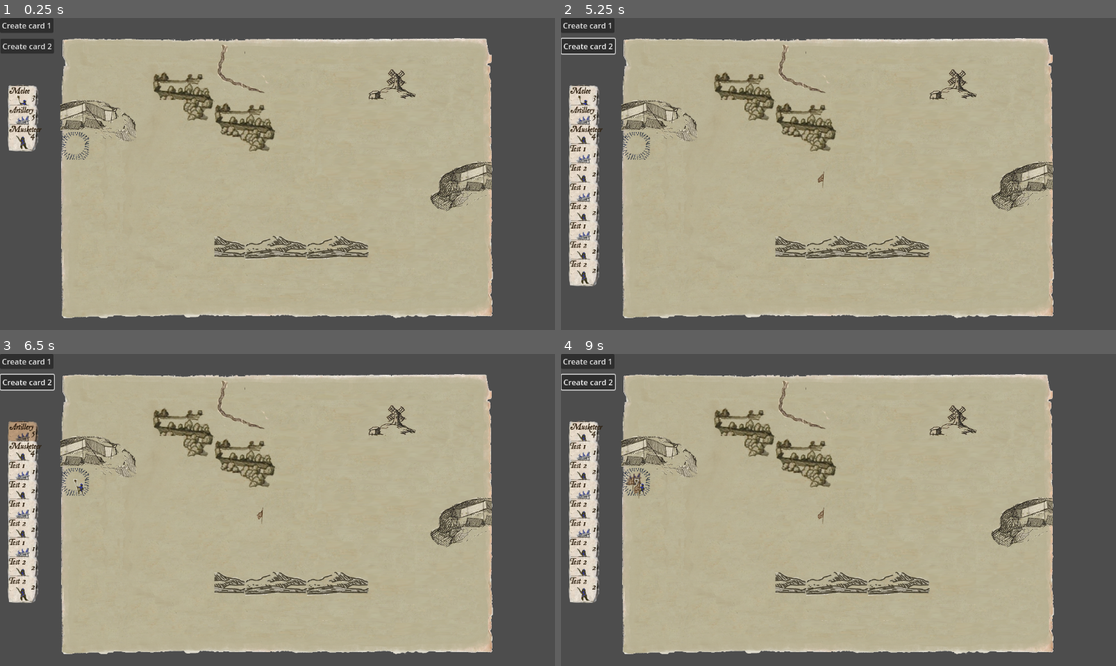
Above: before the commit, frames 1-4 (two rows, left to right).
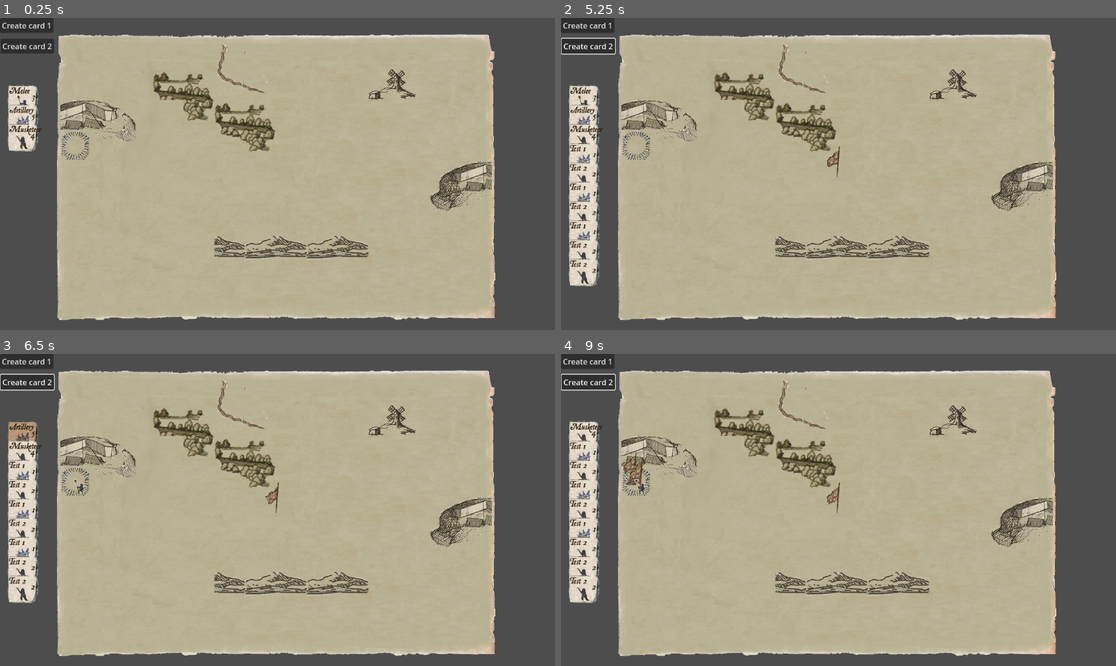
Above: after the commit, the same moments.

Repository: FredrikLundvall/MinuteBattle
Game: Godot game, scene res://godot/play_ground/play_ground.tscn
The game is run twice, just before and just after one commit, with the same random seed, the same clock (stepped at 60 frames per second) and the same inputs.
Inputs (mouse positions are in pixels of both pictures, inside the frame that each line leads up to):
- Up to frame 1 (0.25 s): no input
- Up to frame 2 (5.25 s): click "Create card 1" at 0.5 s; click "Create card 2" at 1.25 s; click "Create card 1" at 2 s; click "Create card 2" at 2.75 s; click "Create card 1" at 3.5 s; click "Create card 2" at 4.25 s; tap Enter at 5 s; move the mouse to (838, 177) at 5.02 s; press the mouse at (838, 177) at 5.03 s
- Up to frame 3 (6.5 s): move the mouse to (22, 435) at 5.77 s; release the mouse at (22, 435) at 5.78 s; click (22, 435) at 5.85 s
- Up to frame 4 (9 s): tap Space at 6.5 s; move the mouse to (638, 491) at 6.52 s; press the mouse at (638, 491) at 6.53 s; move the mouse to (638, 488) at 7.27 s; release the mouse at (638, 488) at 7.28 s; click (638, 488) at 7.35 s; move the mouse to (583, 435) at 8.02 s; press the mouse at (583, 435) at 8.03 s; move the mouse to (633, 481) at 8.77 s; release the mouse at (633, 481) at 8.78 s; click (633, 481) at 8.85 s

The runs differ from the first frame. In frame 1, 3.4% of the frame differs, in the area x 10-90%, y 5-97%; in frame 2, 3.5%; in frame 3, 3.5%; in frame 4, 3.7%.

Commit message:
Fix of scaling that messed up mouse position

Diff:
--- a/GameSource/Content/godot/Battle/battle.gd
+++ b/GameSource/Content/godot/Battle/battle.gd
@@ -1,9 +1,9 @@
 class_name Battle extends Node2D
 
-@onready var terrain: TileMapLayer = $Background/Terrain
+@onready var terrain: TileMapLayer = $Terrain
 @onready var meleePicture: Texture2D = preload("res://hero/melee.png")
 @onready var marker_scene: PackedScene = preload("res://godot/marker/marker.tscn")
-@onready var marker_layer: Node2D = $Background/MarkerLayer
+@onready var marker_layer: Node2D = $MarkerLayer
 
 signal unit_selected(unit: Unit)
 
@@ -40,7 +40,8 @@
 		unit.unit_clicked.connect(_on_unit_clicked)
 
 func _on_terrain_child_entered_tree(node: Node) -> void:
-	_unit_connect(node as Unit)
+	if node is Unit:
+		_unit_connect(node as Unit)
 
 
 func _on_map_area_input_event(_viewport: Node, event: InputEvent, _shape_idx: int) -> void:
@@ -50,6 +51,7 @@
 		print("Local position at: ", get_local_mouse_position())
 		print("Viewport Resolution is: ", _viewport.get_visible_rect().size)
 		var marker = marker_scene.instantiate()
-		marker.position = get_local_mouse_position() *2
+		marker.position = get_local_mouse_position()
 		marker.get_node("Animation").play()
-		marker_layer.add_child(marker)
+		#marker_layer.add_child(marker)
+		terrain.add_child(marker)
--- a/GameSource/Content/godot/Battle/battle.tscn
+++ b/GameSource/Content/godot/Battle/battle.tscn
@@ -55,19 +55,17 @@
 script = ExtResource("1_wv22a")
 
 [node name="Background" type="Sprite2D" parent="."]
-position = Vector2(450, 290)
-scale = Vector2(0.46666667, 0.5388888)
+position = Vector2(448.00003, 288)
+scale = Vector2(0.47395837, 0.55)
 texture = ExtResource("1_l7l7s")
 
-[node name="Terrain" type="TileMapLayer" parent="Background"]
+[node name="Terrain" type="TileMapLayer" parent="."]
 y_sort_enabled = true
-position = Vector2(-964.28577, -538.1444)
-scale = Vector2(2.1428573, 1.8556705)
 tile_map_data = PackedByteArray("AAADAAEAAAABAAAAAAAEAAEAAAACAAAAAAAEAAIAAAACAAEAAAAFAAIAAAABAAAAAAAFAAMAAAABAAEAAAAGAA …(432 unchanged characters)…
 tile_set = SubResource("TileSet_l0dnm")
 
-[node name="MarkerLayer" type="Node2D" parent="Background"]
-position = Vector2(-964.28577, -538.1444)
+[node name="MarkerLayer" type="Node2D" parent="."]
+position = Vector2(-3.0517578e-05, 0)
 
 [node name="MapArea" type="Area2D" parent="."]
 position = Vector2(-6.1035156e-05, 0)
@@ -93,5 +91,5 @@
 [node name="Up" type="CollisionShape2D" parent="WorldBoundary"]
 shape = SubResource("WorldBoundaryShape2D_n55d4")
 
-[connection signal="child_entered_tree" from="Background/Terrain" to="." method="_on_terrain_child_entered_tree"]
+[connection signal="child_entered_tree" from="Terrain" to="." method="_on_terrain_child_entered_tree"]
 [connection signal="input_event" from="MapArea" to="." method="_on_map_area_input_event"]
